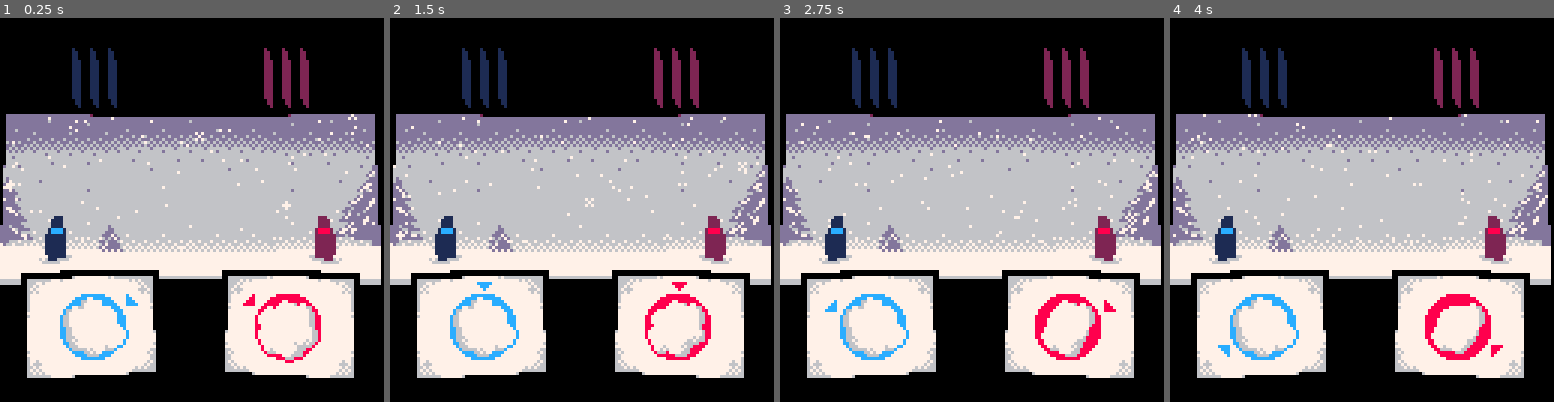
Above: before the commit, frames 1-4 (left to right).
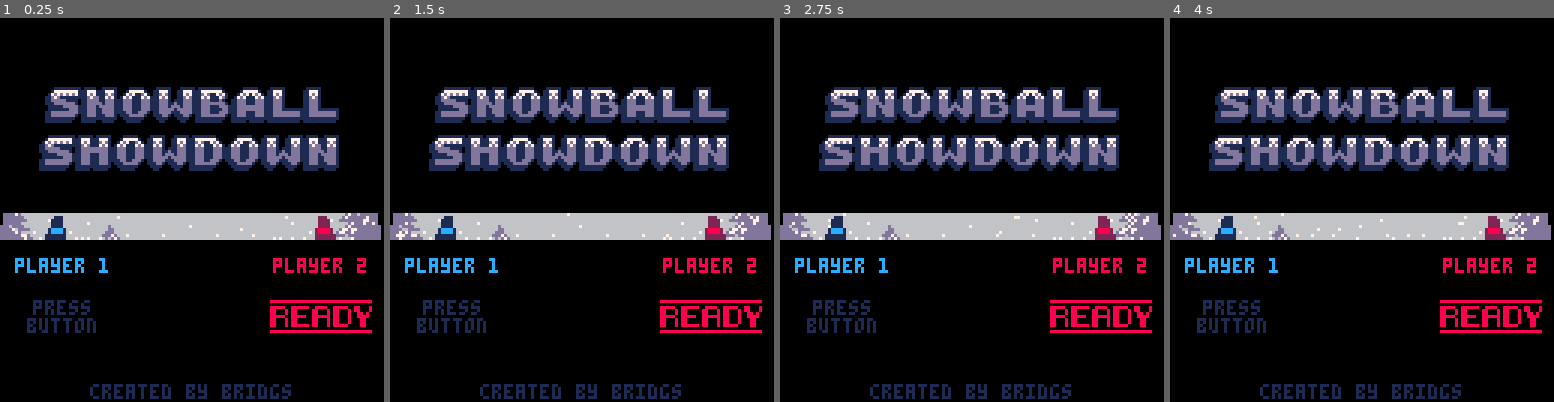
Above: after the commit, the same moments.

Repository: aylanonsense/snowball-showdown
Game: PICO-8 cartridge cart.p8
Two runs of this game, one before a commit and one after it. Both use one fixed random seed, a clock stepped at 60 frames per second and the inputs below.
Inputs:
- Up to frame 1 (0.25 s): no input
- Up to frame 2 (1.5 s): tap X (X key) at 0.33, 1.07 s; tap O (Z key) at 0.7 s
- Up to frame 3 (2.75 s): hold Right 1.6-2.1 s; tap O (Z key) at 1.7, 2.1, 2.5 s; tap X (X key) at 1.85 s; hold Up 2.15-2.42 s; hold Right from 2.47 s (still down)
- Up to frame 4 (4 s): tap O (Z key) at 2.9, 3.3, 3.7 s; tap X (X key) at 2.97 s; release Right at 3.03 s; hold Left 3.08-3.58 s; hold Down 3.63-3.97 s

The runs differ from the first frame. In frame 1, 57% of the frame differs, in the area x 0-100%, y 7-100%; in frame 2, 57%; in frame 3, 57%; in frame 4, 57%.

Commit message:
Mock title screen

Diff:
--- a/cart.p8
+++ b/cart.p8
@@ -52,11 +52,11 @@
     on_animation_done = nil,
     init = function(self)
       self.animation_queue = {}
-      self.pane = spawn_entity('snowball_pane', ternary(self.is_first_player, 31, 95), 103, {
+      self.pane = spawn_entity("snowball_pane", ternary(self.is_first_player, 31, 95), 103, {
         player = self,
         is_visible = true
       })
-      self.score = spawn_entity('score', ternary(self.is_first_player, 31, 95), 20, {
+      self.score = spawn_entity("score", ternary(self.is_first_player, 31, 95), 20, {
         player = self,
         is_visible = true
       })
@@ -66,7 +66,7 @@
       self:apply_animation()
       local has_pressed_button = btnp2(4, self.player_num, true) or btnp2(5, self.player_num, true)
       if has_pressed_button then
-        -- self:animate({ 'stand', 'pause', 'drop', 'pack_snow', 'pack_snow', 'pack_snow', 'show_snowball', 'aim', 'pause', 'pause', 'block', 'stand', 'pause', 'pause', 'aim', 'pause', 'pause', 'throw' })
+        -- self:animate({ "stand", "pause", "drop", "pack_snow", "pack_snow", "pack_snow", "show_snowball", "aim", "pause", "pause", "block", "stand", "pause", "pause", "aim", "pause", "pause", "throw" })
         self.pane:activate()
       end
     end,
@@ -84,7 +84,7 @@
       end
     end,
     animate = function(self, animation, on_done)
-      if type(animation) == 'string' then
+      if type(animation) == "string" then
         self.animation_queue = { animation }
       else
         self.animation_queue = animation
@@ -96,7 +96,7 @@
     apply_animation = function(self, on_done)
       if #self.animation_queue > 0 then
         -- progress the animation
-        increment_counter_prop(self, 'animation_frames')
+        increment_counter_prop(self, "animation_frames")
         -- set the player's sprite based on the animation data
         local animation = self.animation_queue[1]
         local animation_data = player_animations[animation]
@@ -105,7 +105,7 @@
         for i = 1, #animation_data do
           local sprite
           local frames
-          if type(animation_data[i]) == 'number' then
+          if type(animation_data[i]) == "number" then
             sprite = animation_data[i]
             frames = 1
           else
@@ -283,6 +283,24 @@
         sprite = sprite,
         distance_from_camera = distance_from_camera
       })
+    end
+  },
+  title = {
+    render_layer = 11,
+    draw = function(self, x, y)
+      rectfill2(0, 0, 127, 65, 0)
+      rectfill2(0, 74, 127, 127)
+      draw_bubble_letters_with_shadow({ 8, 7, 1, 11, 9, 6, 2, 2 }, x + 2, y, 13, 1)
+      draw_bubble_letters_with_shadow({ 8, 10, 1, 11, 3, 1, 11, 7 }, x, y + 16, 13, 1)
+      print2_center("created by bridgs", 64, 122, 1)
+      print2_center("player 1", 21, 80, 12)
+      if self.frames_alive % 35 < 25 then
+        print2_center("press", 21, 90+4, 1)
+        print2_center("button", 21, 96+4)
+      end
+      print2_center("player 2", 107, 80, 8)
+      pal(11, 8)
+      sspr2(79, 47, 34, 11, 90, 94)
     end
   }
 }
@@ -318,6 +336,7 @@
     spawn_rate = 0.3,
     render_layer = 1
   })
+  spawn_entity("title", 14, 23)
 end
 
 function _update()
@@ -481,6 +500,33 @@
   return entity
 end
 
+function draw_bubble_letters(sprites, x, y)
+  local i
+  for i = 1, #sprites do
+    local sprite = sprites[i]
+    local sx = 28 + 11 * (1 + (sprite - 1) % 8)
+    local sy = 36 + 11 * flr((sprite - 1) / 8)
+    local sw = 11
+    if sprite == 11 then
+      sw = 13
+    elseif sprite == 12 then
+      sw = 5
+      sx += 2
+    end
+    sspr2(sx, sy, sw, 11, x, y)
+    x += sw + 1
+  end
+end
+function draw_bubble_letters_with_shadow(sprites, x, y, color, shadow_color)
+  pal(1, shadow_color)
+  pal(13, shadow_color)
+  pal(7, shadow_color)
+  draw_bubble_letters(sprites, x - 1, y + 1)
+  pal(13, color)
+  pal(7, 7)
+  draw_bubble_letters(sprites, x, y)
+end
+
 -- wrappers for input methods
 function btn2(button_num, player_num)
   return buttons[player_num][button_num]
@@ -506,7 +552,7 @@
   end
 end
 
--- removes all items in the list that don't pass the criteria func
+-- removes all items in the list that don"t pass the criteria func
 function filter_list(list, func)
   local item
   for item in all(list) do
Not shown, changed: 29 lines of the sprite sheet (__gfx__) section of cart.p8
